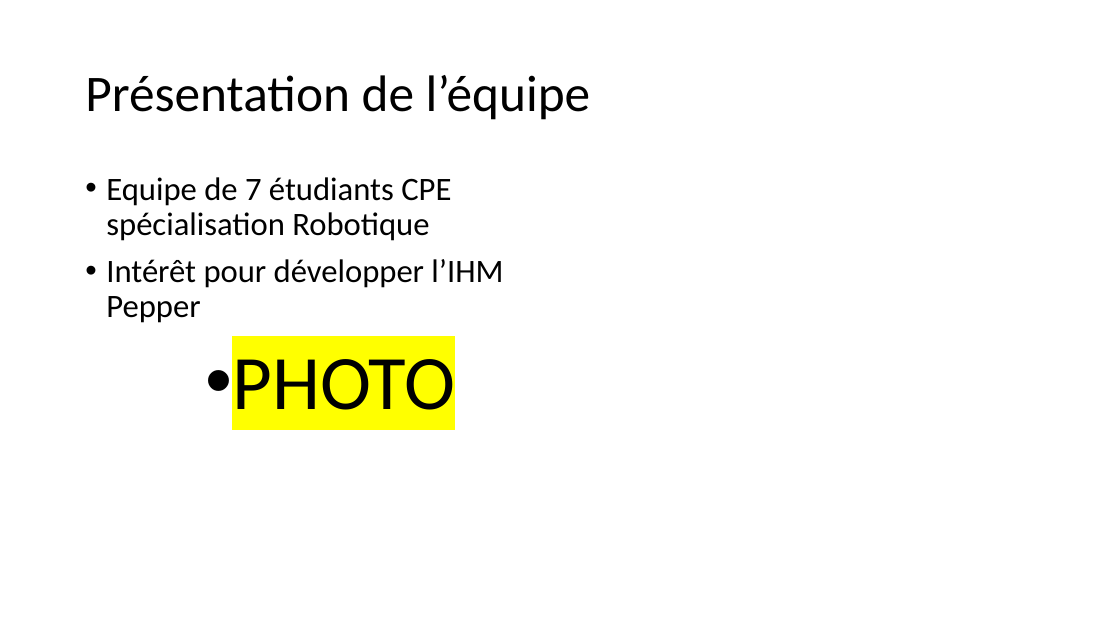
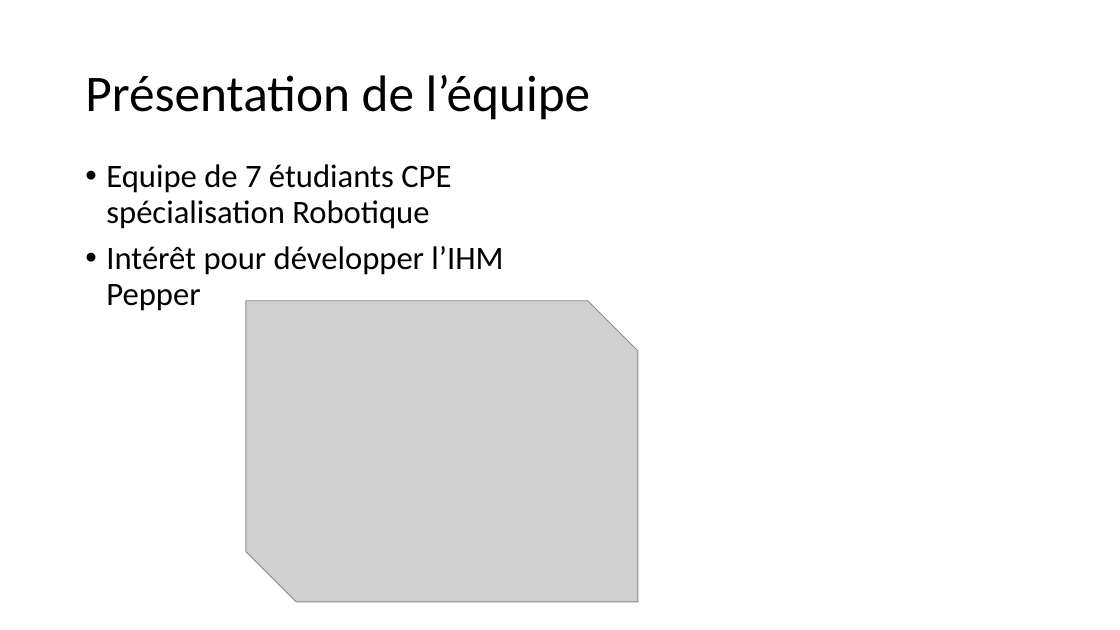
Before and after one commit to PorteAntoine/IHM_PEPPER_CPE2017, a slide deck: slide 3 of Rapport/Diapo_ihm_pepper.pptx. Drawn at 1120x630 pixels with LibreOffice and Linux fonts; fonts in the diff are those of the drawing; grey boxes stand for pictures; background and template pictures are left out. Boxes give left, top, right and bottom in pixels: in the first picture for what was removed or moved away, otherwise in the second. Text is boxed around its words. In the diff, an @@ line names an element or a change of style, - is before the commit and + after.

```diff
--- a/Rapport/Diapo_ihm_pepper.pptx
+++ b/Rapport/Diapo_ihm_pepper.pptx
@@ text "Equipe de 7 étudiants CPE ...": place and size @@
-text "Equipe de 7 étudiants CPE ..." at bbox=[106, 177, 503, 323]
+text "Equipe de 7 étudiants CPE ..." at bbox=[106, 164, 503, 311]
@@ picture added at bbox=[246, 301, 639, 602] @@
@@ text removed at bbox=[232, 359, 455, 410] @@
-• PHOTO
```
Also in this commit, not shown: 3 other slides changed, 1 slide removed.
